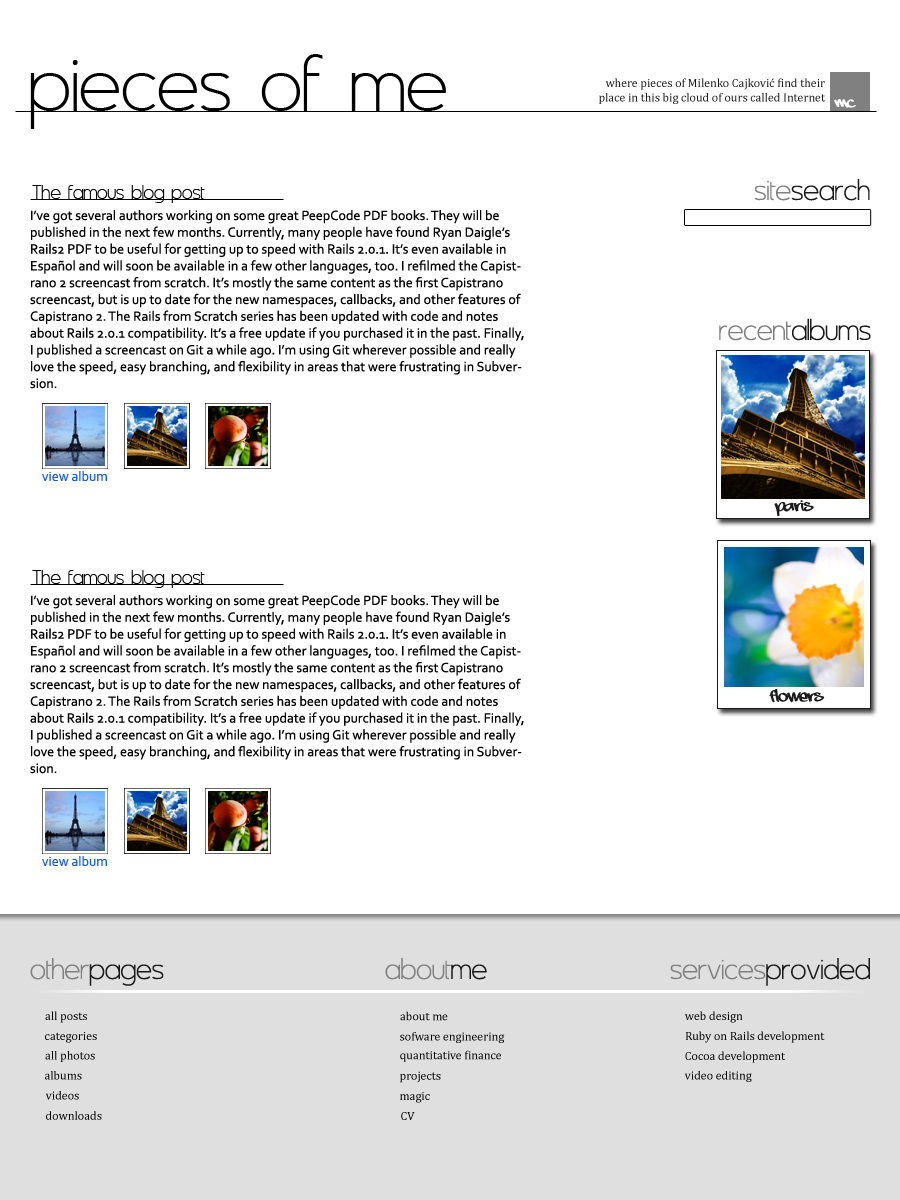
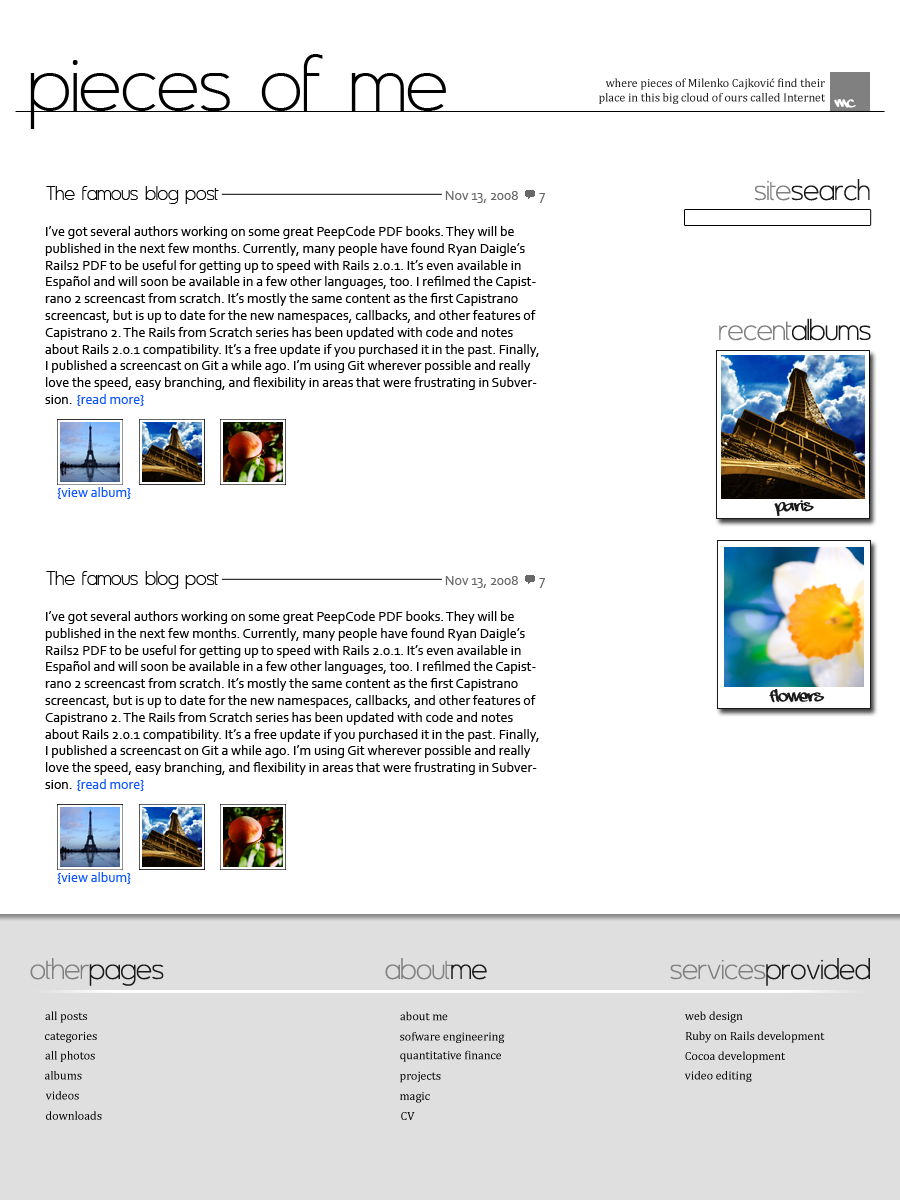
Before/after of a 900×1200 layered artwork. What changed in the layer stack:
added group "new posts" with 2 layers above "posts" over [45, 186, 545, 884]
added layer "Layer 2" in group "new posts" over [45, 571, 545, 884]
added layer "Layer 1" in group "new posts" over [45, 186, 545, 499]
hid group "posts" (2 layers) over [30, 185, 524, 866]
